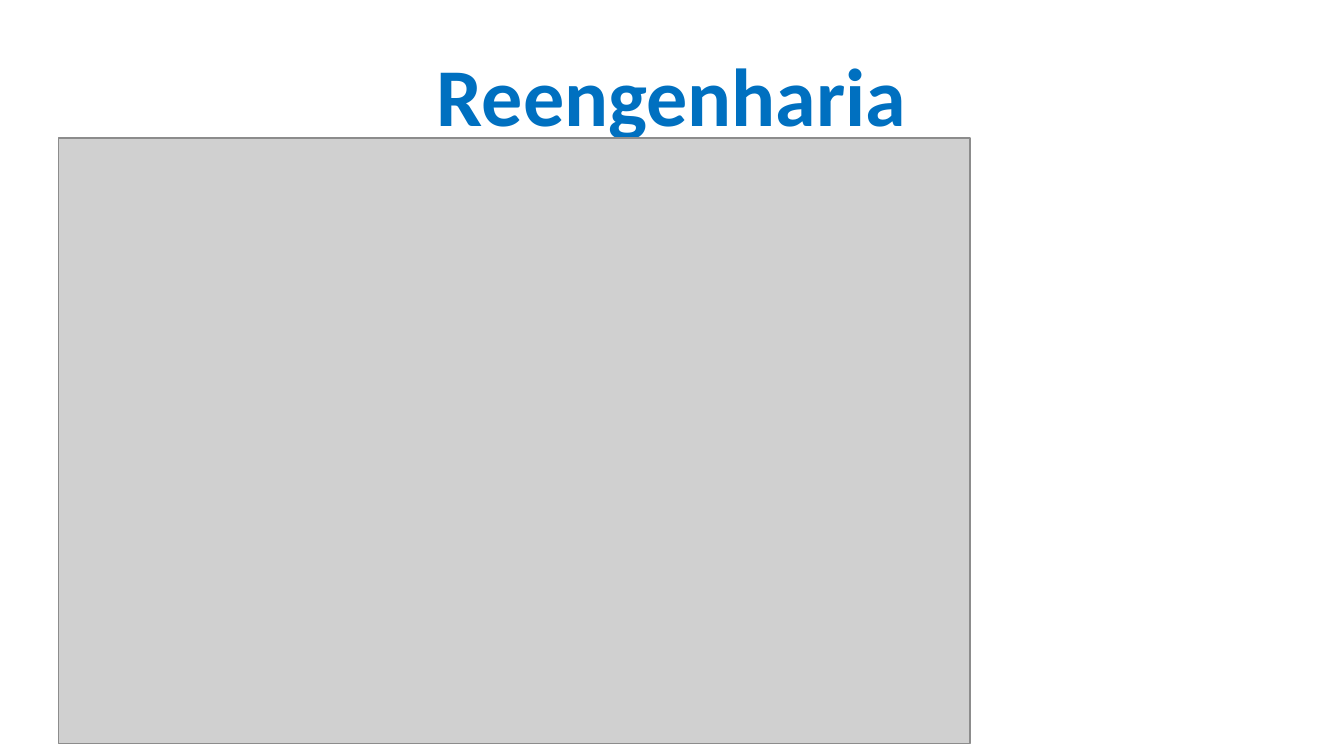
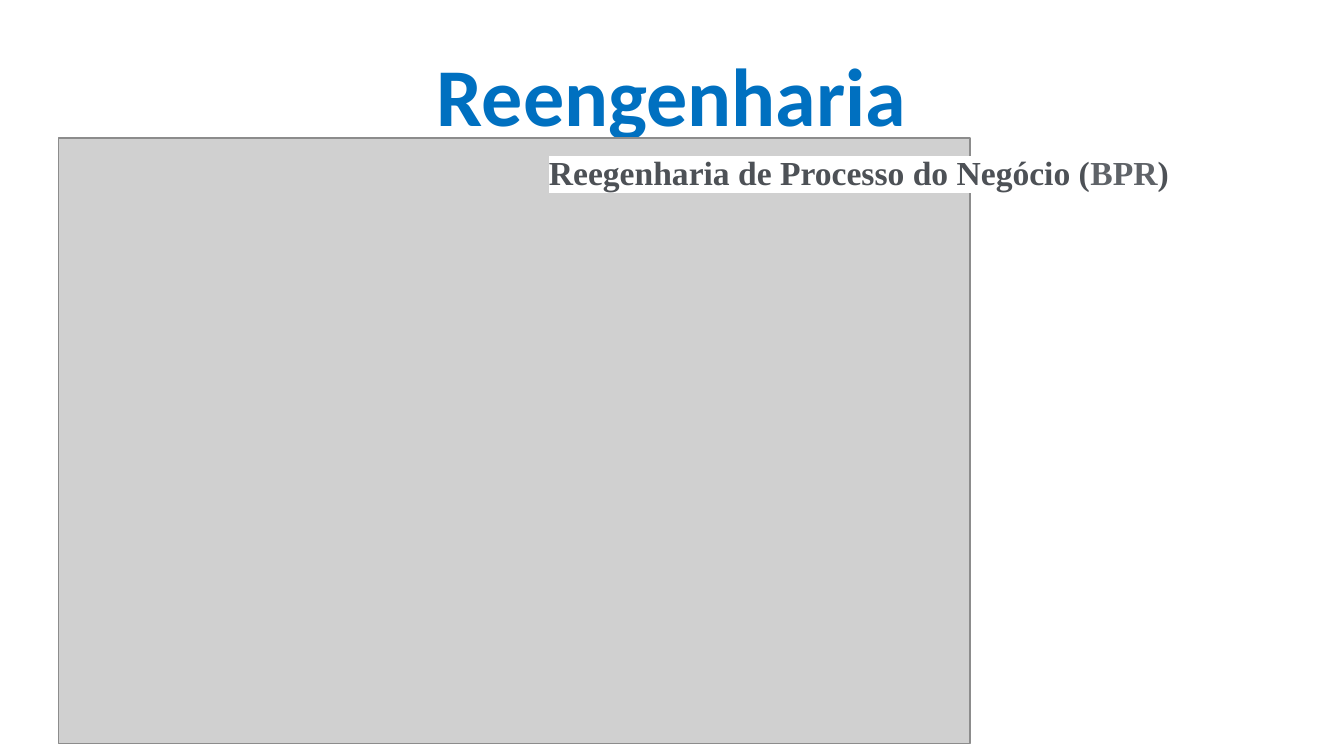
Before and after one commit to CloudEducationBrazil/WydenEngenhariaDeSoftware, a slide deck: slide 8 of 01 Classes/Aulas 14 Reengenharia.pptx. Drawn at 1344x756 pixels with LibreOffice and Linux fonts; fonts in the diff are those of the drawing; grey boxes stand for pictures; background and template pictures are left out. Boxes give left, top, right and bottom in pixels: in the first picture for what was removed or moved away, otherwise in the second. Text is boxed around its words. In the diff, an @@ line names an element or a change of style, - is before the commit and + after.

```diff
--- a/01 Classes/Aulas 14 Reengenharia.pptx
+++ b/01 Classes/Aulas 14 Reengenharia.pptx
@@ text added at bbox=[549, 161, 1169, 192], 18 pt, text #4D5156, bold @@
+Reegenharia de Processo do Negócio (BPR)
```
Also in this commit, not shown: 1 other slide changed.
